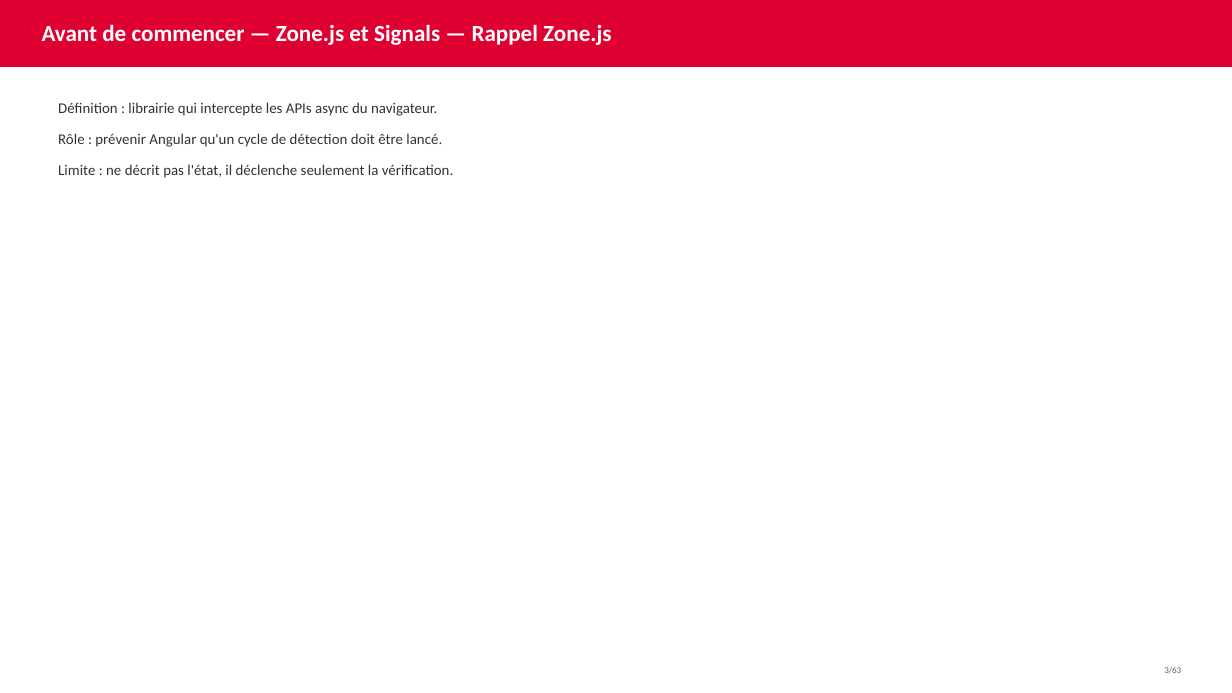
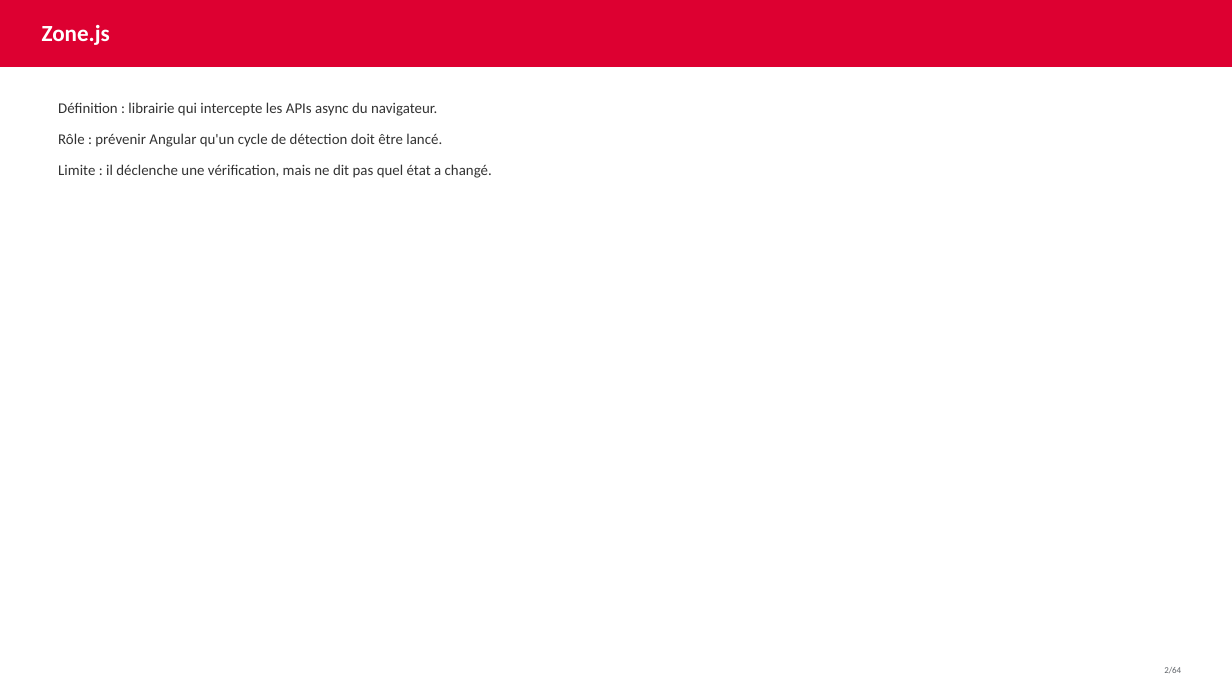
Before and after one commit to AchrafSlaoui/dojo-angular, a slide deck: slide 2 of docs/dojo-signals.pptx (slide 3 before the commit). Drawn at 1232x693 pixels with LibreOffice and Linux fonts; fonts in the diff are those of the drawing. Boxes give left, top, right and bottom in pixels: in the first picture for what was removed or moved away, otherwise in the second. Text is boxed around its words. In the diff, an @@ line names an element or a change of style, - is before the commit and + after.

```diff
--- a/docs/dojo-signals.pptx
+++ b/docs/dojo-signals.pptx
@@ text at [42,25,110,45]: text changed @@
-Avant de commencer — Zone.js et Signals — Rappel Zone.js
+Zone.js
@@ text at [58,164,492,178]: text changed @@
-Limite : ne décrit pas l'état, il déclenche seulement la vérification.
+Limite : il déclenche une vérification, mais ne dit pas quel état a changé.
```
Also in this commit, not shown: 61 other slides changed, 2 slides added, 1 slide removed, 1 other file.
